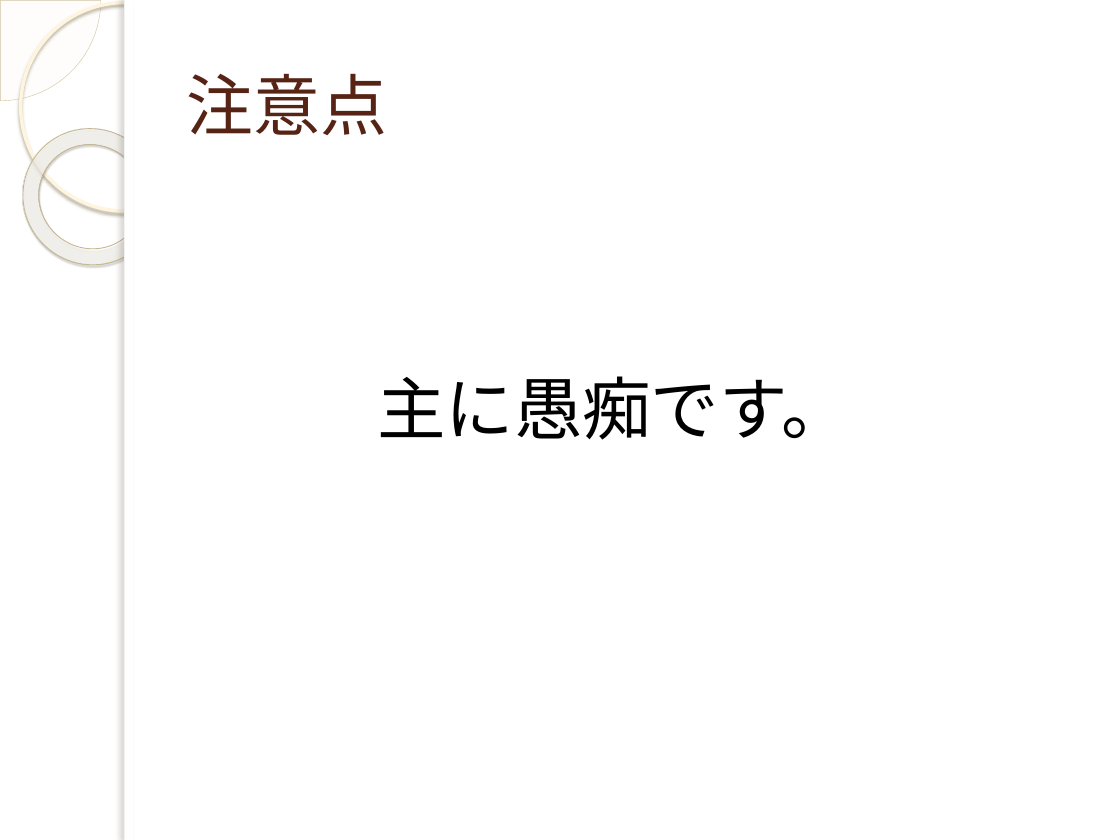
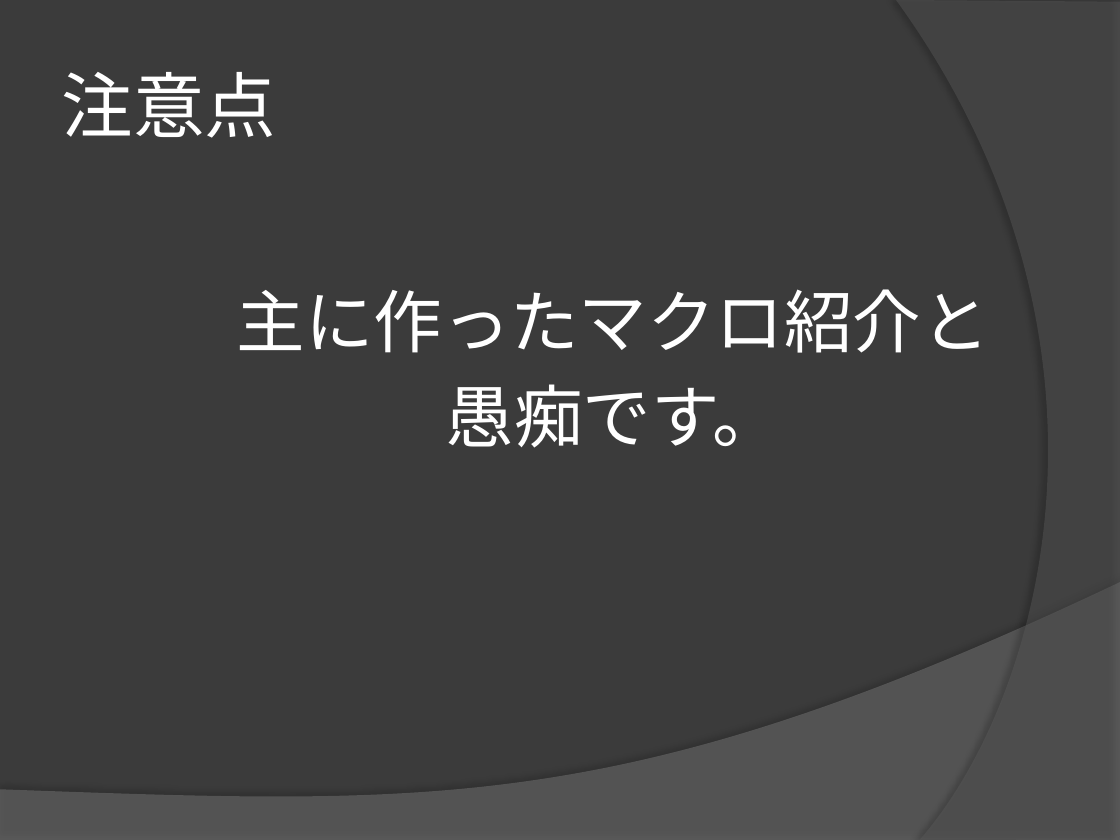
Before and after one commit to yuridonus/FEstudy, a slide deck: slide 2 of hateful_excel.pptx. Drawn at 1120x840 pixels with LibreOffice and Linux fonts; fonts in the diff are those of the drawing; background and template pictures are left out. Boxes give left, top, right and bottom in pixels: in the first picture for what was removed or moved away, otherwise in the second. Text is boxed around its words. In the diff, an @@ line names an element or a change of style, - is before the commit and + after.

```diff
--- a/hateful_excel.pptx
+++ b/hateful_excel.pptx
@@ background picture (left out) to #3B3B3B @@
@@ pie slice (boxed as its full ellipse) removed at [0, 0, 101, 101] @@
@@ ellipse removed at [20, 2, 228, 211] @@
@@ rectangle removed at [124, 0, 1120, 840] @@
@@ rectangle removed at [124, 0, 133, 840] @@
@@ freeform shape added at [896, 0, 1120, 840], fill #5E5E5E at 40% opacity @@
@@ title "注意点": place and size @@
-title "注意点" at [187, 73, 388, 135]
+title "注意点" at [62, 72, 277, 138]
@@ title "注意点" at [62, 72, 277, 138]: size 43 to 46 pt, text colour #572314 to #FFFFFF @@
@@ donut removed at [0, 101, 187, 292] @@
@@ text at [237, 289, 990, 448]: text changed; text colour #000000 to #FFFFFF @@
-主に愚痴です。
+主に作ったマクロ紹介と
+愚痴です。
@@ freeform shape added at [0, 582, 1120, 840], fill #7F7F7F at 45% opacity @@
```
Also in this commit, not shown: 7 other slides changed, 24 slides added, 26 slides removed.
